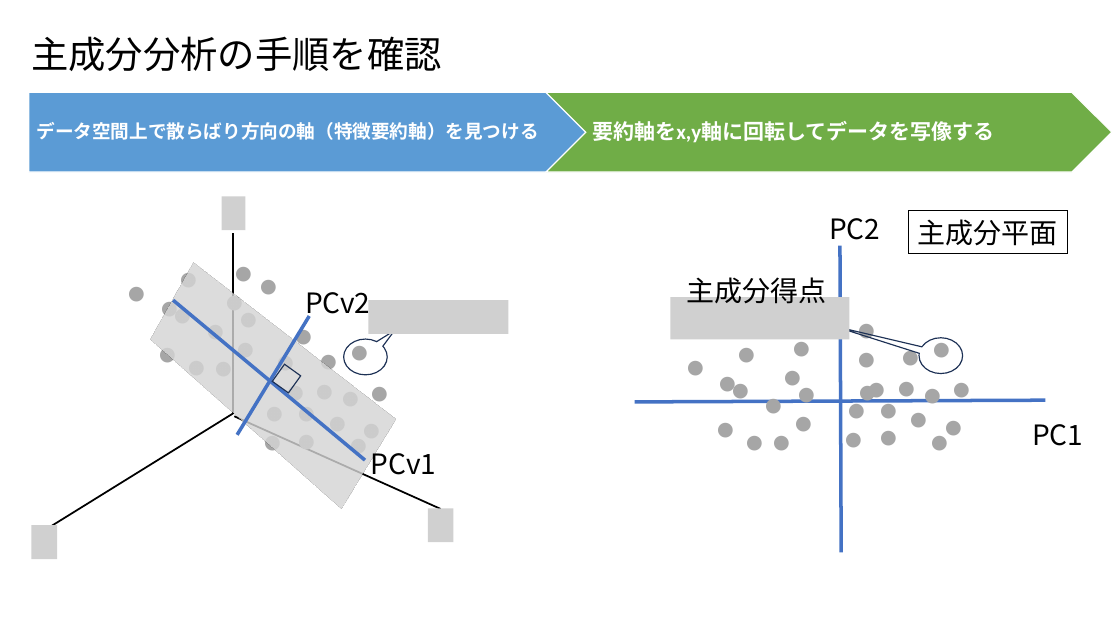
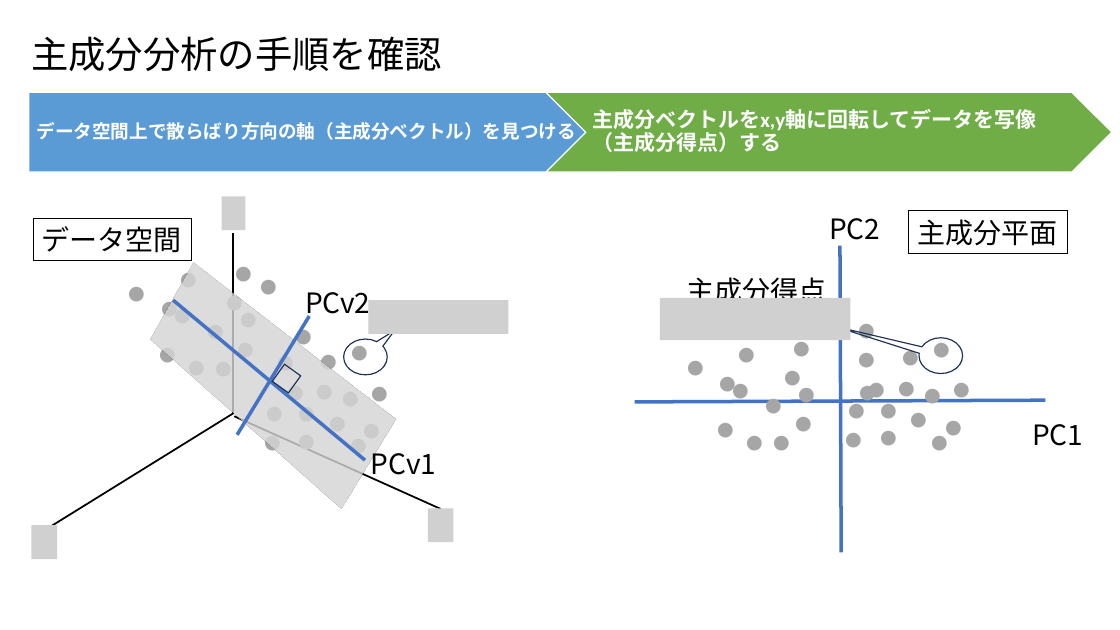
Before and after one commit to ueharaLab/NLP_7-PCA, a slide deck: slide 7 of NLP_6 PCA(BASICS)_ver2.pptx. Drawn at 1120x630 pixels with LibreOffice and Linux fonts; fonts in the diff are those of the drawing; grey boxes stand for pictures. Boxes give left, top, right and bottom in pixels: in the first picture for what was removed or moved away, otherwise in the second. Text is boxed around its words. In the diff, an @@ line names an element or a change of style, - is before the commit and + after.

```diff
--- a/NLP_6 PCA(BASICS)_ver2.pptx
+++ b/NLP_6 PCA(BASICS)_ver2.pptx
@@ text at [37,119,576,144]: text changed @@
-データ空間上で散らばり方向の軸（特徴要約軸）を見つける
+データ空間上で散らばり方向の軸（主成分ベクトル）を見つける
@@ text at [592,109,1036,152]: text changed @@
-要約軸をx,y軸に回転してデータを写像する
+主成分ベクトルをx,y軸に回転してデータを写像（主成分得点）する
@@ rectangle added at [34,218,192,260], outline #000000 0.75 pt, 24 pt, text #000000 @@
+データ空間
@@ picture: place and size @@
-picture at [670,297,849,339]
+picture at [660,298,851,340]
```
Also in this commit, not shown: 6 other slides changed, 3 other files.
